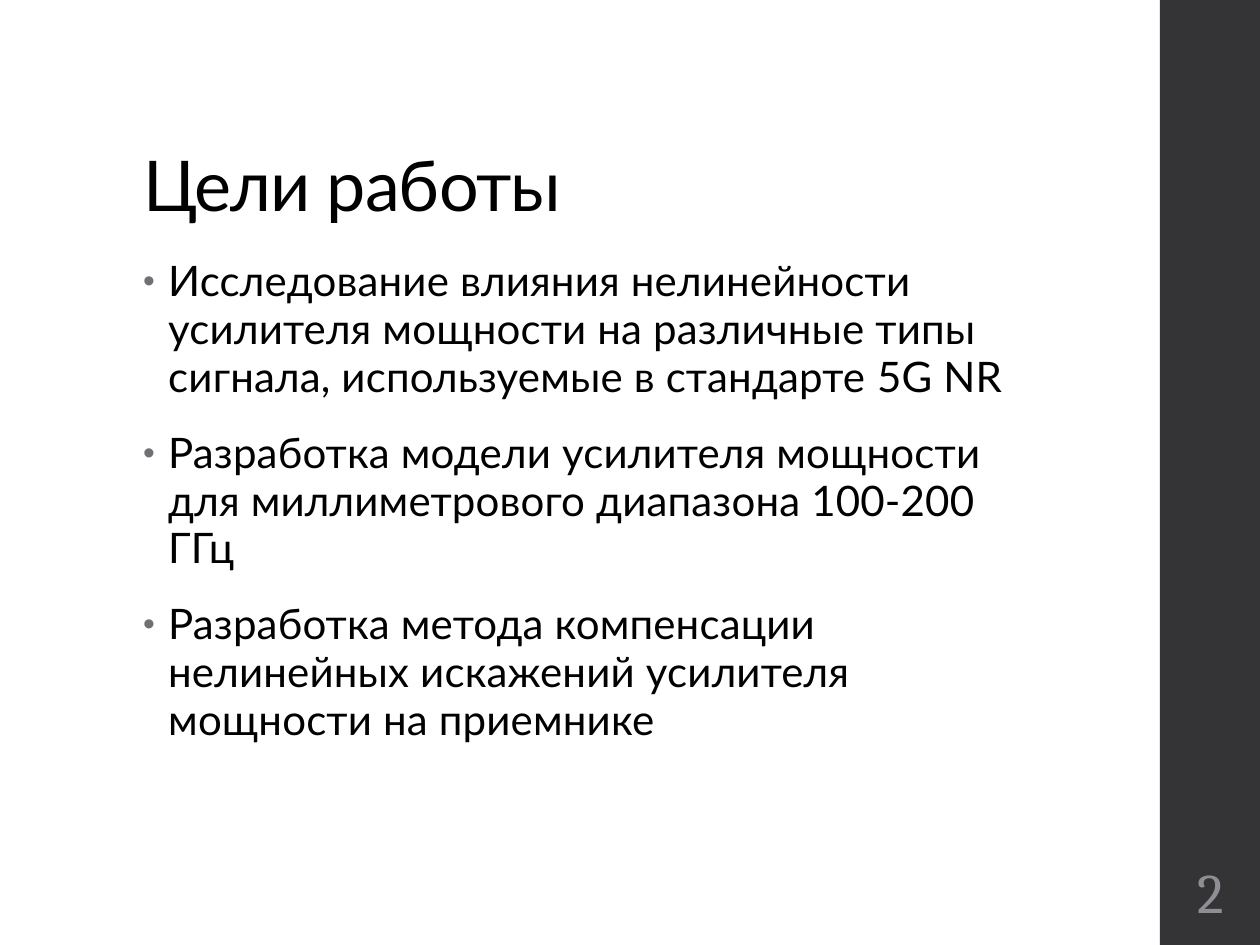
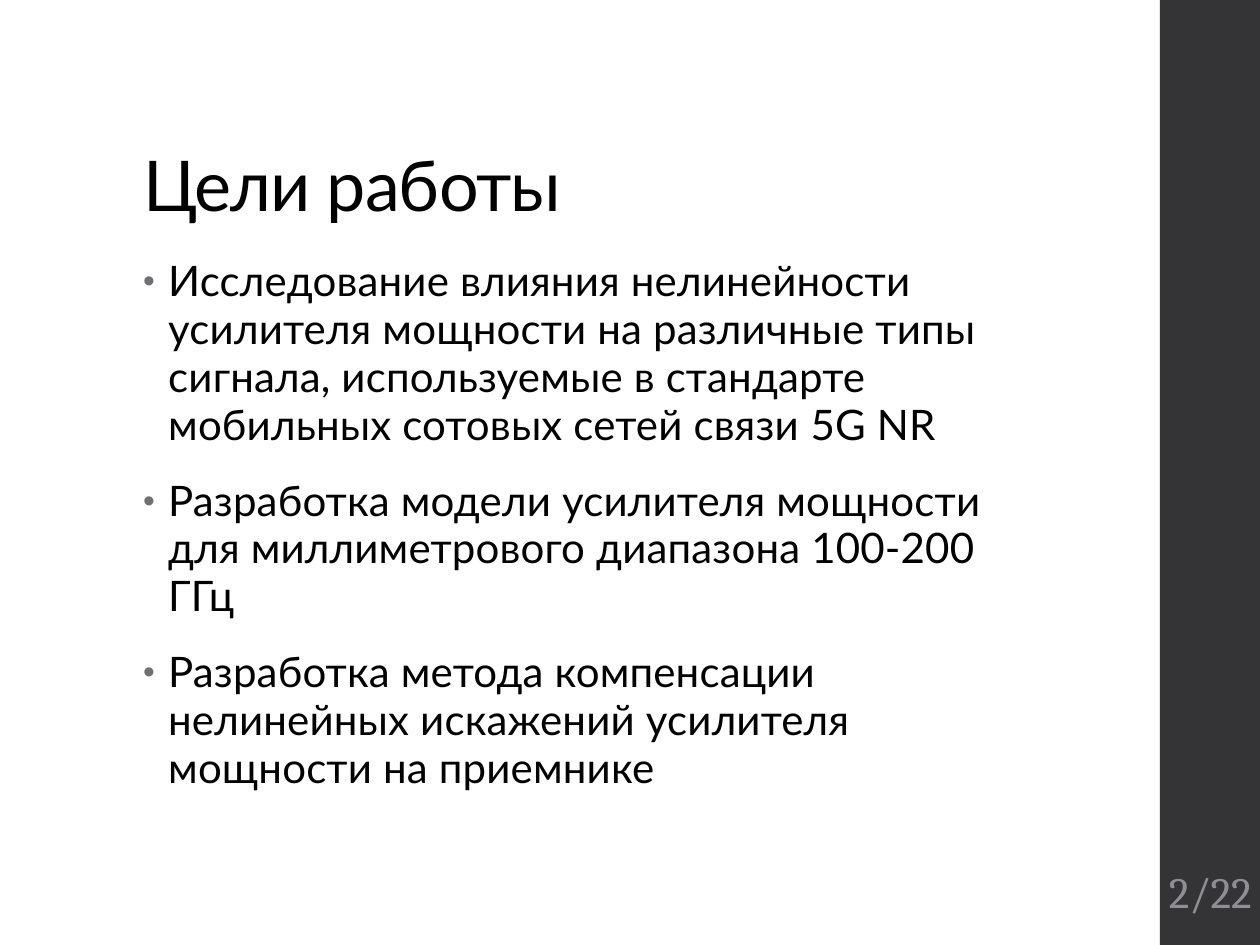
Before and after one commit to kannab98/graduation-paper, a slide deck: slide 2 of Presentation.pptx. Drawn at 1260x945 pixels with LibreOffice and Linux fonts; fonts in the diff are those of the drawing. Boxes give left, top, right and bottom in pixels: in the first picture for what was removed or moved away, otherwise in the second. Text is boxed around its words. In the diff, an @@ line names an element or a change of style, - is before the commit and + after.

```diff
--- a/Presentation.pptx
+++ b/Presentation.pptx
@@ text at (168,266,975,441): text changed @@
-• Исследование влияния нелинейности усилителя мощности на различные типы сигнала, используемые в стандарте 5G NR
+• Исследование влияния нелинейности усилителя мощности на различные типы сигнала, используемые в стандарте мобильных сотовых сетей связи 5G NR
@@ page number at (1169,878,1252,914): text changed; size 32 to 24.8 pt @@
-2
+2/22
```
Also in this commit, not shown: 11 other slides changed, 1 slide added, 1 other file.
